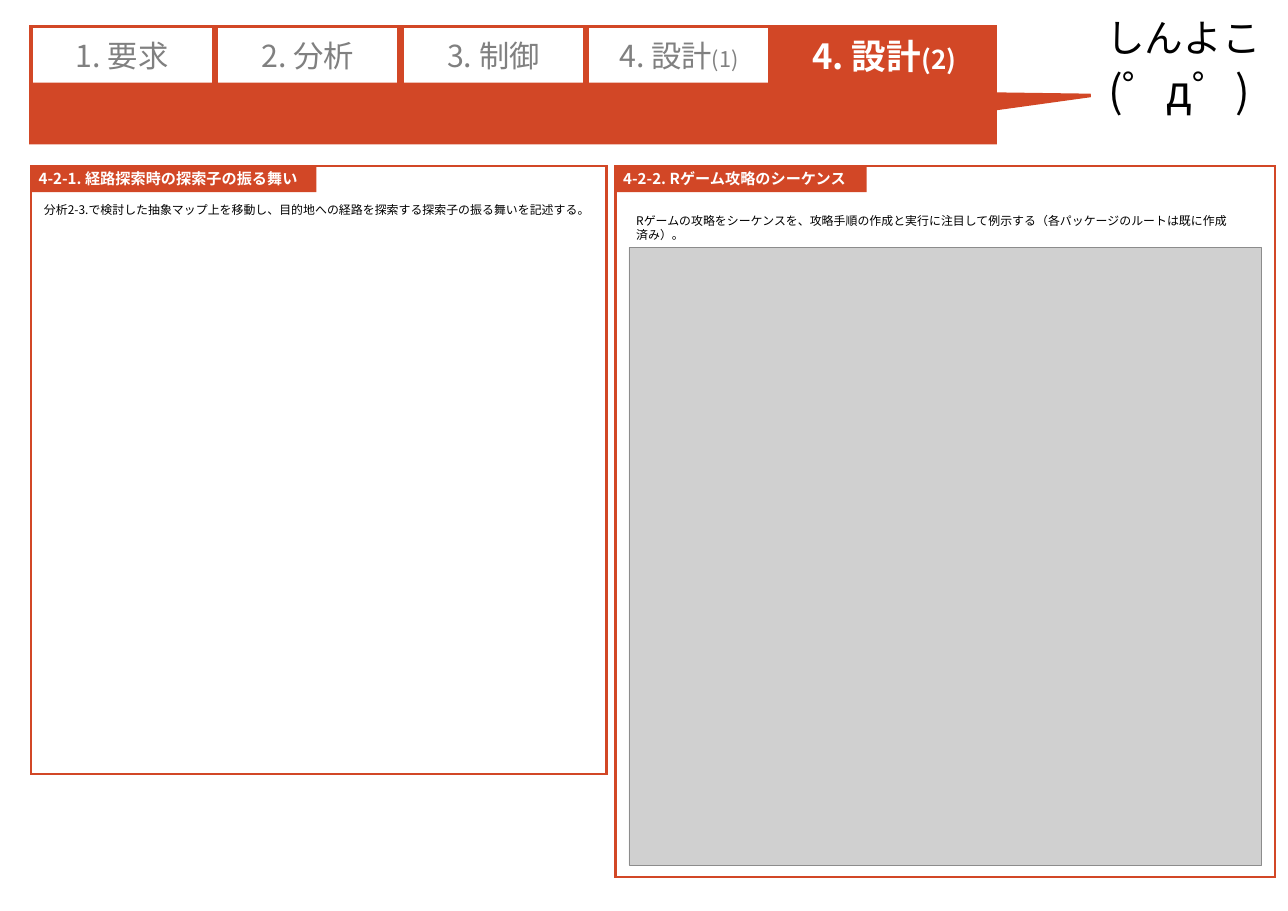
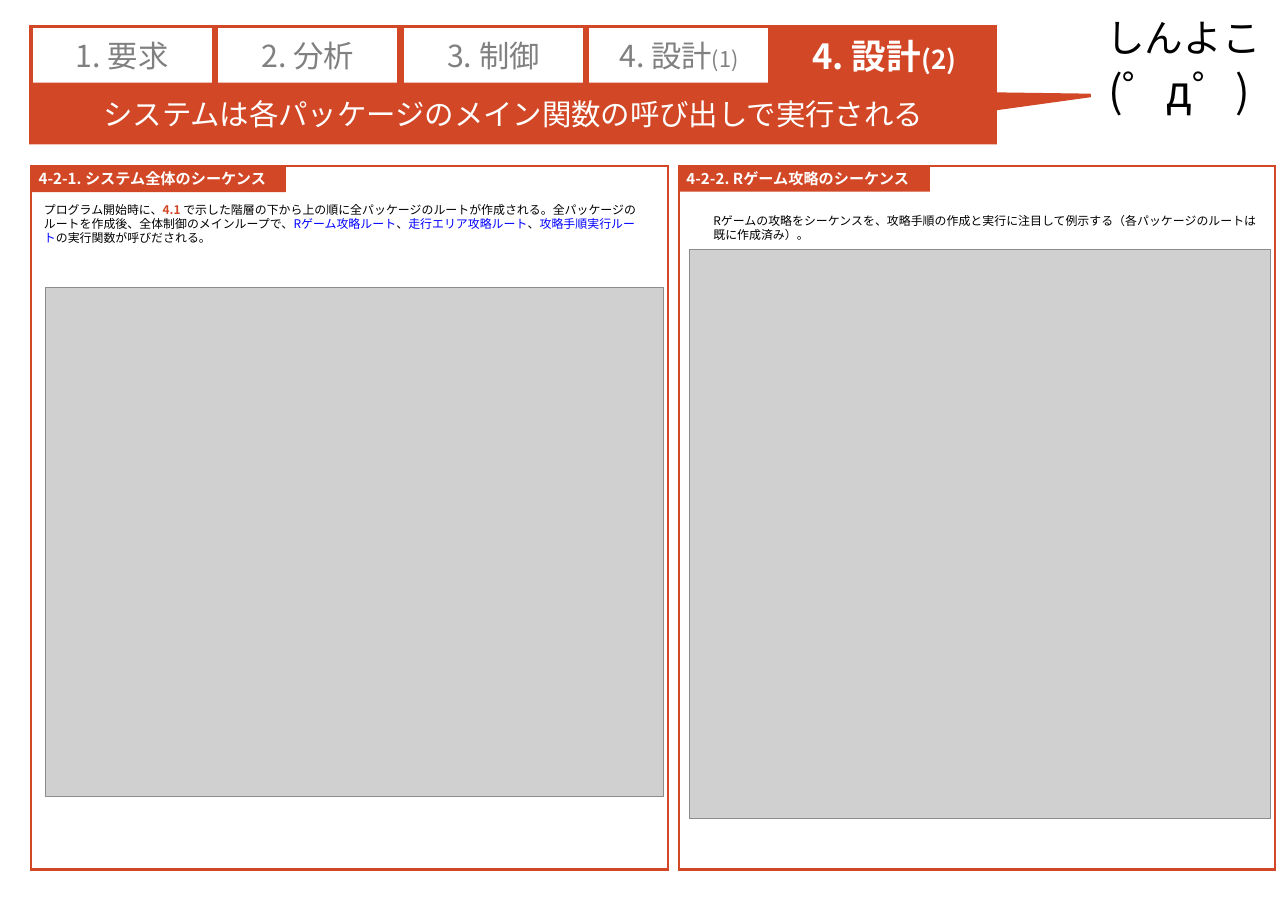
Before and after one commit to RITS-ETrobo/Yokohama, a slide deck: slide 2 of design/2016/models/4_design_model.pptx. Drawn at 1288x911 pixels with LibreOffice and Linux fonts; fonts in the diff are those of the drawing; grey boxes stand for pictures; background and template pictures are left out. Boxes give left, top, right and bottom in pixels: in the first picture for what was removed or moved away, otherwise in the second. Text is boxed around its words. In the diff, an @@ line names an element or a change of style, - is before the commit and + after.

```diff
--- a/design/2016/models/4_design_model.pptx
+++ b/design/2016/models/4_design_model.pptx
@@ text in speech box at [103, 100, 922, 128]: text added @@
+システムは各パッケージのメイン関数の呼び出しで実行される
@@ rectangle: place and size @@
-rectangle at [31, 166, 607, 775]
+rectangle at [31, 166, 669, 870]
@@ rectangle "4-2-1. システム全体のシーケンス": place and size @@
-rectangle "4-2-1. システム全体のシーケンス" at [31, 166, 317, 192]
+rectangle "4-2-1. システム全体のシーケンス" at [31, 166, 286, 192]
@@ text in rectangle at [39, 171, 266, 186]: text changed @@
-4-2-1. 経路探索時の探索子の振る舞い
+4-2-1. システム全体のシーケンス
@@ rectangle "4-2-2. Rゲーム攻略のシーケンス": place and size @@
-rectangle "4-2-2. Rゲーム攻略のシーケンス" at [616, 166, 866, 192]
+rectangle "4-2-2. Rゲーム攻略のシーケンス" at [679, 165, 930, 192]
@@ rectangle: place and size @@
-rectangle at [616, 166, 1276, 877]
+rectangle at [679, 166, 1276, 870]
@@ text at [44, 204, 636, 243]: text changed @@
-分析2-3.で検討した抽象マップ上を移動し、目的地への経路を探索する探索子の振る舞いを記述する。
+プログラム開始時に、4.1 で示した階層の下から上の順に全パッケージのルートが作成される。全パッケージのルートを作成後、全体制御のメインループで、Rゲーム攻略ルート、走行エリア攻略ルート、攻略手順実行ルートの実行関数が呼びだされる。
@@ text "Rゲームの攻略をシーケンスを、攻略手順の作成と実行に注目して例示する（各パッケージのルートは既に作成済み）。" rewrapped from [636, 215, 1226, 240] to [713, 215, 1256, 240] @@
@@ picture: place and size @@
-picture at [629, 247, 1262, 865]
+picture at [690, 249, 1271, 818]
@@ picture added at [45, 287, 663, 796] @@
```
Also in this commit, not shown: 1 other slide changed, 1 other file.
